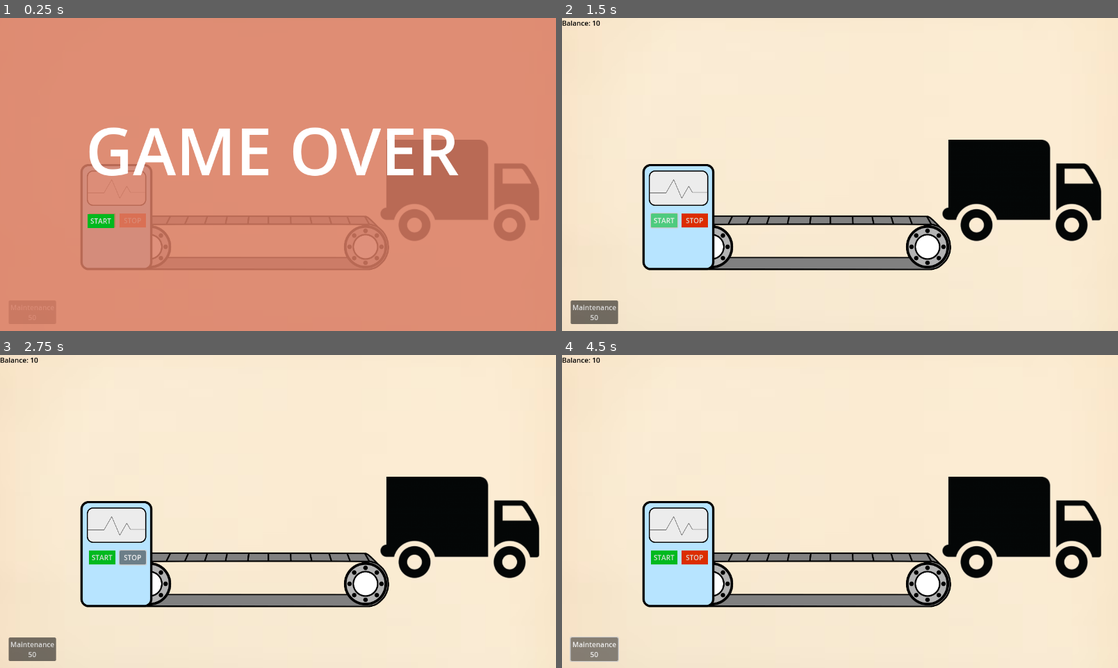
Above: before the commit, frames 1-4 (two rows, left to right).
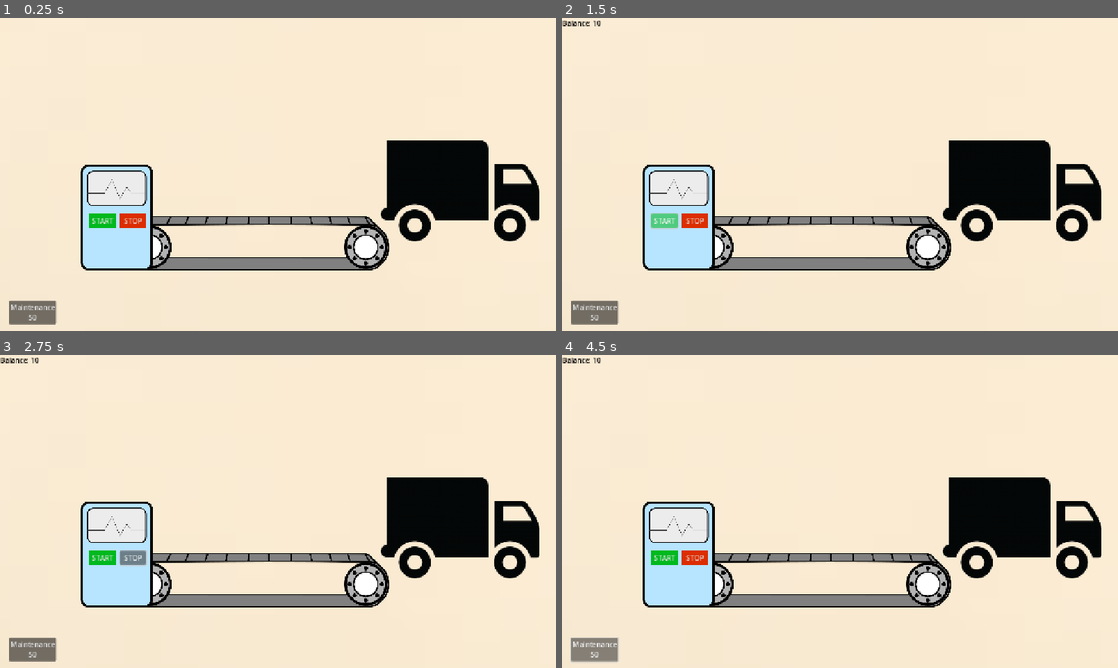
Above: after the commit, the same moments.

Repository: dkajo/supply-chain-game
Game: Godot game, scene res://level.tscn
The game is run twice, just before and just after one commit, with the same random seed, the same clock (stepped at 60 frames per second) and the same inputs.
Inputs:
- Up to frame 1 (0.25 s): no input
- Up to frame 2 (1.5 s): click "START" at 0.5 s; click "START" at 1.25 s
- Up to frame 3 (2.75 s): click "STOP" at 2 s
- Up to frame 4 (4.5 s): click "Maintenance 50" at 2.75 s; click "STOP" at 3.5 s; click "Maintenance 50" at 4.25 s

The runs differ from the first frame. In frame 1, 100% of the frame differs, in the area x 0-100%, y 0-100%; in frame 2, 2.2%; in frame 3, 2.2%; in frame 4, 2.3%.

Commit message:
Resizeable window

Diff:
--- a/level.tscn
+++ b/level.tscn
@@ -68,6 +68,7 @@
 50"
 
 [node name="GameOver" type="Control" parent="UI"]
+visible = false
 layout_mode = 3
 anchors_preset = 0
 offset_left = -3.0
@@ -101,10 +102,19 @@
 theme_override_styles/normal = SubResource("StyleBoxFlat_1ainy")
 text = "START"
 
-[node name="Background" type="Sprite2D" parent="."]
-position = Vector2(637, 360.25)
+[node name="Background" type="TextureRect" parent="."]
+anchors_preset = 15
+anchor_right = 1.0
+anchor_bottom = 1.0
+offset_left = -207.0
+offset_top = -195.0
+offset_right = 789.0
+offset_bottom = 555.0
+grow_horizontal = 2
+grow_vertical = 2
 scale = Vector2(1.78108, 1.54868)
 texture = ExtResource("1_u52ul")
+stretch_mode = 6
 
 [node name="ConveyorBelt" type="Sprite2D" parent="."]
 position = Vector2(593, 517)
--- a/project.godot
+++ b/project.godot
@@ -19,6 +19,8 @@
 
 window/size/viewport_width=1280
 window/size/viewport_height=720
+window/stretch/mode="canvas_items"
+window/stretch/aspect="expand"
 
 [rendering]
 
